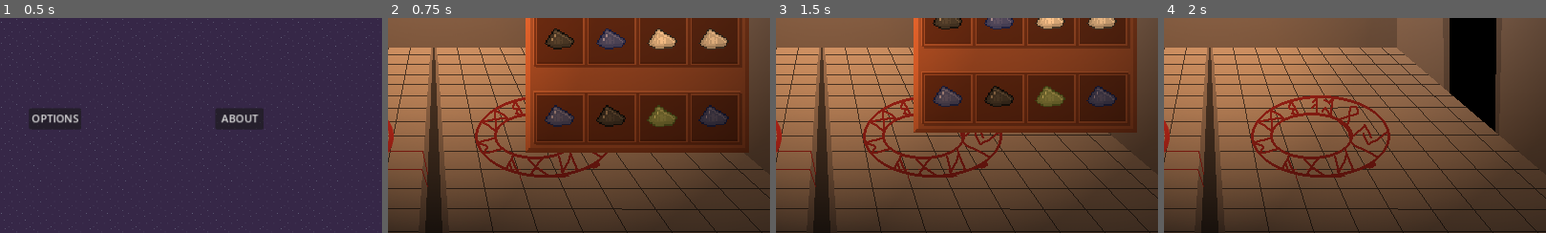
Above: before the commit, frames 1-4 (left to right).
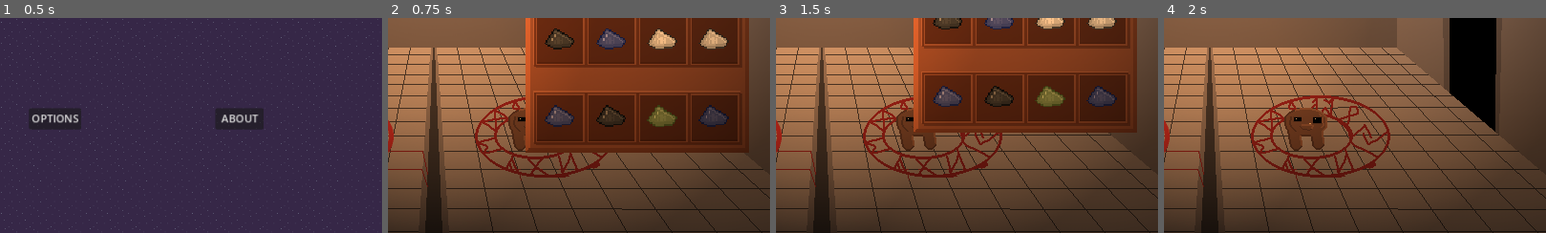
Above: after the commit, the same moments.

Repository: lewis785/ludum-dare-55
Game: Godot game, scene res://scenes/levels/main_menu.tscn
The game is run twice, just before and just after one commit, with the same random seed, the same clock (stepped at 60 frames per second) and the same inputs.
Inputs (mouse positions are % of the whole screen's width and height, from its top left):
- Up to frame 1 (0.5 s): no input
- Up to frame 2 (0.75 s): click "START" at 0.5 s
- Up to frame 3 (1.5 s): click (35, 40) at 1.25 s
- Up to frame 4 (2 s): no input
The pictures show only the part of the screen within x 43-93%, y 50-100%; the shares and areas given below are measured in that part.

Frame 1 is identical in both runs. In frame 2, 0.7% of the frame differs, in the area x 31-36%, y 41-62%; in frame 3, 1.0%; in frame 4, 1.7%, in the area x 31-43%, y 41-62%.

Commit message:
ADD creature summoning

Diff:
--- a/scenes/components/character/character.tscn
+++ b/scenes/components/character/character.tscn
@@ -1,7 +1,8 @@
-[gd_scene load_steps=11 format=3 uid="uid://b6n5qd7skmkpc"]
+[gd_scene load_steps=12 format=3 uid="uid://b6n5qd7skmkpc"]
 
 [ext_resource type="Script" path="res://scenes/components/character/character.gd" id="1_fbwr6"]
 [ext_resource type="PackedScene" uid="uid://cxs88h1qteno5" path="res://scenes/components/character/attributes_component.tscn" id="2_e7yeo"]
+[ext_resource type="Script" path="res://scenes/components/character/attributes_component.gd" id="3_du7sq"]
 [ext_resource type="PackedScene" uid="uid://wx7qik0tnnxf" path="res://scenes/components/character/health_component.tscn" id="3_ixrst"]
 [ext_resource type="PackedScene" uid="uid://crlxihydew4my" path="res://scenes/components/character/attack_component.tscn" id="4_6vune"]
 [ext_resource type="Texture2D" uid="uid://duo5ytolcyetd" path="res://assets/characters/monster_temp_sheet.png" id="6_obl8s"]
@@ -51,6 +52,7 @@
 script = ExtResource("1_fbwr6")
 
 [node name="AttributesComponent" parent="." instance=ExtResource("2_e7yeo")]
+script = ExtResource("3_du7sq")
 
 [node name="HealthComponent" parent="." node_paths=PackedStringArray("attributes") instance=ExtResource("3_ixrst")]
 attributes = NodePath("../AttributesComponent")
--- a/scenes/items/summoning_circle.gd
+++ b/scenes/items/summoning_circle.gd
@@ -3,7 +3,7 @@
 @export var output_stats: AttributesComponent
 @export var ingredients_cap : int = 5
 
-@export var creature_summon : Character
+@export var summon_scene : PackedScene
 
 var ingredients = []
 
@@ -36,13 +36,18 @@
 	output_stats.defence = stats[0]
 	output_stats.luck = stats[1]
 	output_stats.speed = stats[2]
+	output_stats.strength = stats[3]
 	output_stats.vitality = stats[4]
 
+	var summon: Character = summon_scene.instantiate()
+	prints(stats)
+
+
 	# Summon creature with new stats
-	creature_summon.visible = false
-	creature_summon.position = position
-	creature_summon.attributes_component = output_stats
-	creature_summon.visible = true
+	summon.position = position
+	summon.attributes_component = output_stats
+	summon.add_to_group("summon")
+	add_sibling(summon)
 
 	for ingr : Ingredient in ingredients:
 		ingr.queue_free()
@@ -56,11 +61,5 @@
 	if area.is_in_group("Ingredient"):
 		remove_ingredient(area)
 
-
-#func _input(event):
-	#if(Input.is_key_pressed(KEY_SPACE)):
-		#combine_ingredients()
-
-
 func _on_button_pressed():
 	combine_ingredients()
--- a/scenes/levels/room.tscn
+++ b/scenes/levels/room.tscn
@@ -6,6 +6,7 @@
 [ext_resource type="Texture2D" uid="uid://yyllu6flx31c" path="res://assets/characters/Wizard.png" id="4_lhqse"]
 [ext_resource type="Texture2D" uid="uid://5dvrr1mxcbia" path="res://scenes/props/wizard_torch.tres" id="5_1bhml"]
 [ext_resource type="PackedScene" uid="uid://df7kvudh0t7fu" path="res://scenes/ui/summon_screen.tscn" id="5_mi5o7"]
+[ext_resource type="PackedScene" uid="uid://b6n5qd7skmkpc" path="res://scenes/components/character/character.tscn" id="7_gykpj"]
 
 [sub_resource type="Curve2D" id="Curve2D_8xhqc"]
 _data = {
@@ -65,3 +66,8 @@
 texture = ExtResource("5_1bhml")
 
 [node name="Summon-screen" parent="." instance=ExtResource("5_mi5o7")]
+
+[node name="Enemy" parent="." groups=["enemy"] instance=ExtResource("7_gykpj")]
+position = Vector2(493, 340)
+
+[editable path="Summon-screen"]
--- a/scenes/ui/summon_screen.tscn
+++ b/scenes/ui/summon_screen.tscn
@@ -1,9 +1,8 @@
-[gd_scene load_steps=7 format=3 uid="uid://df7kvudh0t7fu"]
+[gd_scene load_steps=6 format=3 uid="uid://df7kvudh0t7fu"]
 
 [ext_resource type="PackedScene" uid="uid://c7bv6yhmf1574" path="res://scenes/ui/storage.tscn" id="1_emak8"]
 [ext_resource type="PackedScene" uid="uid://cjfwvsq2rkexi" path="res://scenes/items/summoning_circle.tscn" id="1_prqnr"]
 [ext_resource type="PackedScene" uid="uid://b6n5qd7skmkpc" path="res://scenes/components/character/character.tscn" id="2_mgyel"]
-[ext_resource type="PackedScene" uid="uid://g7f7hypm7rnt" path="res://scenes/characters/monster.tscn" id="3_5s2jg"]
 [ext_resource type="Texture2D" uid="uid://dfcq7vrwougf7" path="res://assets/elements/book.png" id="5_7hrbm"]
 [ext_resource type="Script" path="res://scenes/ui/book.gd" id="5_spst6"]
 
@@ -13,16 +12,10 @@
 position = Vector2(605, 249)
 scale = Vector2(1.5, 1.5)
 
-[node name="SummoningCircle" parent="." node_paths=PackedStringArray("creature_summon") instance=ExtResource("1_prqnr")]
+[node name="SummoningCircle" parent="." instance=ExtResource("1_prqnr")]
 position = Vector2(276, 349)
 scale = Vector2(0.5, 0.3)
-creature_summon = NodePath("../Character")
-
-[node name="Character" parent="." instance=ExtResource("2_mgyel")]
-visible = false
-position = Vector2(276, 349)
-
-[node name="Monster" parent="Character" instance=ExtResource("3_5s2jg")]
+summon_scene = ExtResource("2_mgyel")
 
 [node name="Node2D" type="Node2D" parent="."]
 script = ExtResource("5_spst6")
Not shown: 1 places in scenes/levels/room.tscn that only renumber resources
